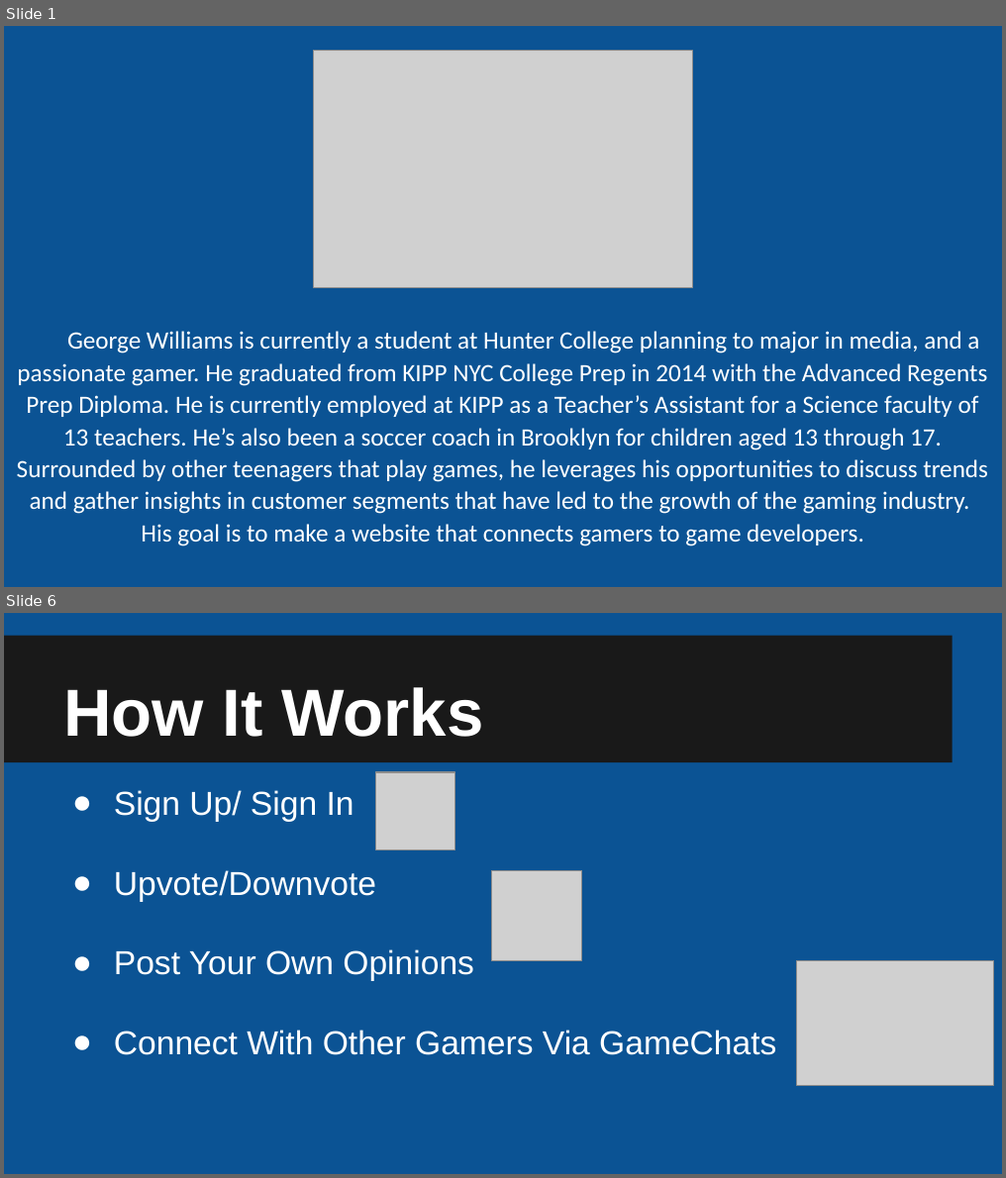
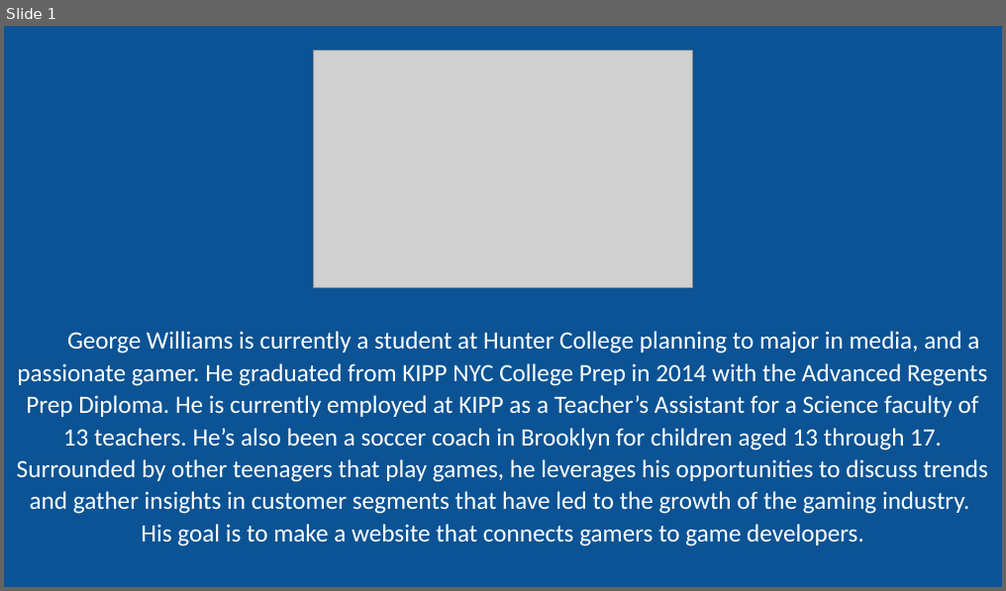
Before and after one commit to George-Williams/DisruptHarlem03, a slide deck: individual_project-game_up_website/Copy of Pitch Template.pptx. Shown one above the other, each under a label of ours: slides 1 and 6 before the commit, slide 1 after it; the slides between them are not shown. The pictures are 1006x1178 and 1006x591 pixels, drawn with LibreOffice and Linux fonts; fonts in the diff are those of the drawing; grey boxes stand for pictures. Boxes give left, top, right and bottom in pixels: in the first picture for what was removed or moved away, otherwise in the second. Text is boxed around its words. In the diff, an @@ line names an element or a change of style, - is before the commit and + after.

```diff
--- a/individual_project-game_up_website/Copy of Pitch Template.pptx
+++ b/individual_project-game_up_website/Copy of Pitch Template.pptx
@@ slide 6 removed at (4,613,1002,1174), background #0B5394 @@
@@ rectangle removed at (4,636,952,762) @@
@@ title removed at (63,687,483,737) @@
-How It Works
@@ text removed at (114,790,776,1056) @@
-● Sign Up/ Sign In
-● Upvote/Downvote
-● Post Your Own Opinions
-● Connect With Other Gamers Via GameChats
@@ picture removed at (376,772,455,851) @@
@@ picture removed at (491,870,582,961) @@
@@ picture removed at (796,961,994,1086) @@
```
Also in this commit, not shown: 5 slides changed, 2 slides added, 3 other slides removed, 1 other file.
